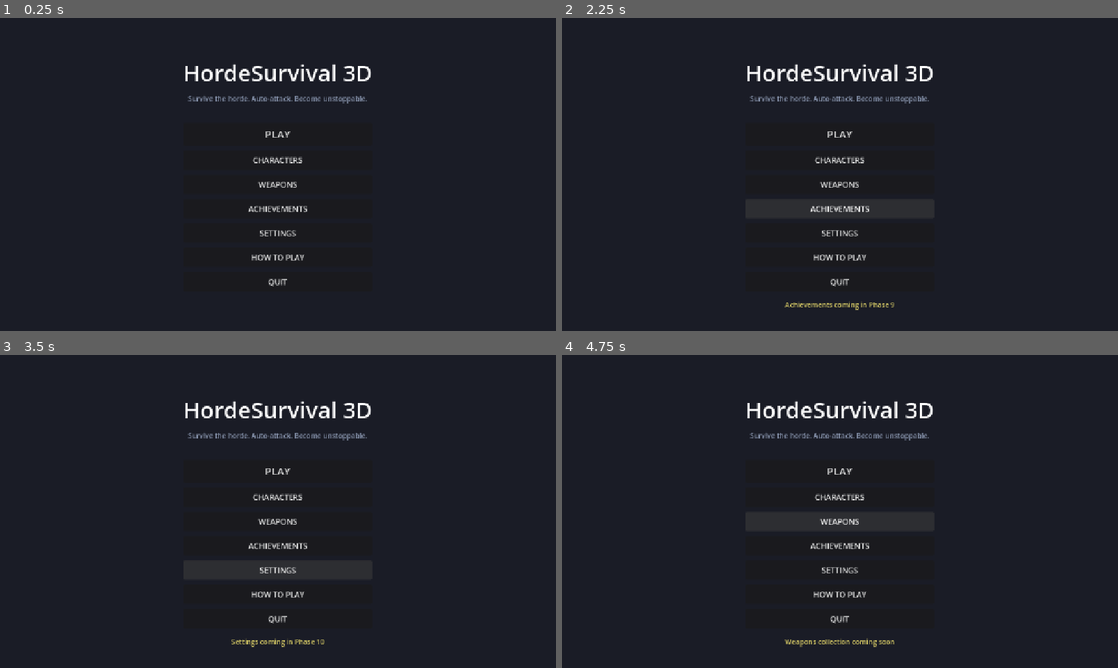
Above: before the commit, frames 1-4 (two rows, left to right).
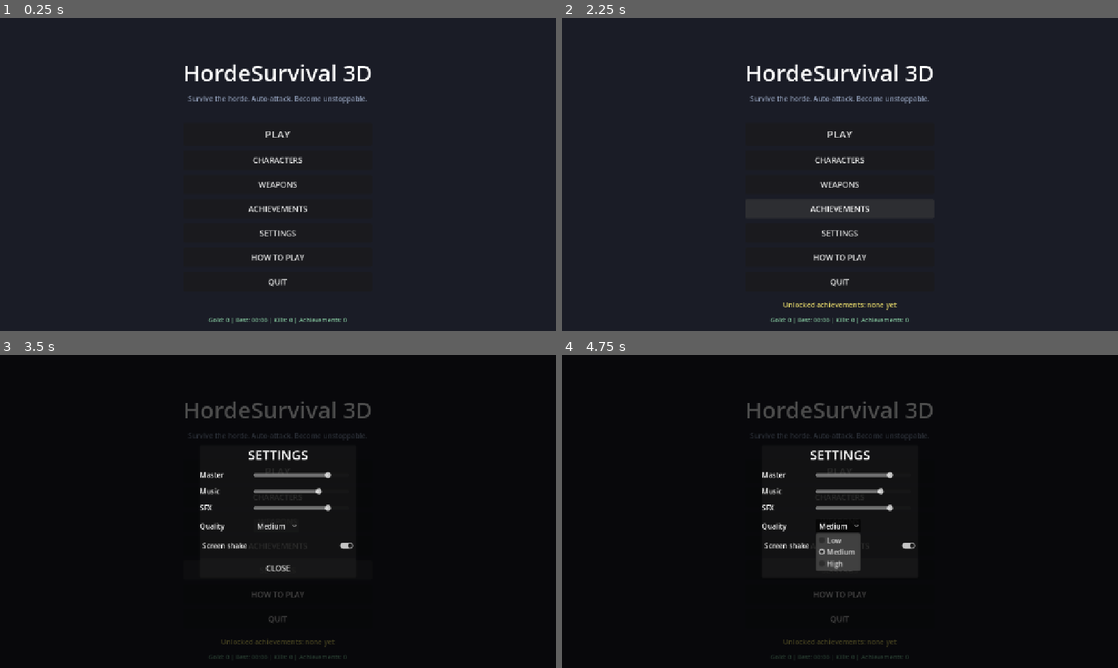
Above: after the commit, the same moments.

Repository: mohsen-niksirat/Horde_Survival_3D
Game: Godot game, scene res://scenes/bootstrap/Boot.tscn
The game is run twice, just before and just after one commit, with the same random seed, the same clock (stepped at 60 frames per second) and the same inputs.
Inputs (mouse positions are in pixels of both pictures, inside the frame that each line leads up to):
- Up to frame 1 (0.25 s): no input
- Up to frame 2 (2.25 s): click "CHARACTERS" at 0.5 s; click "WEAPONS" at 1.25 s; click "ACHIEVEMENTS" at 2 s
- Up to frame 3 (3.5 s): click "SETTINGS" at 2.75 s
- Up to frame 4 (4.75 s): click "HOW TO PLAY" at 3.5 s; click (840, 527) at 4.25 s, where only the run after the commit has a clickable "Medium"

The runs differ from the first frame. In frame 1, 0.2% of the frame differs, in the area x 37-63%, y 95-98%; in frame 2, 0.4%; in frame 3, 85%; in frame 4, 86%, in the area x 0-100%, y 0-100%.

Commit message:
Phase 10: polish — procedural SFX, screen feedback, settings, boot gate
- AudioManager: cached procedural tone synthesis (sine/square/saw/noise,
  envelope-shaped, zero audio assets = web-friendly) + named SFX presets
- SfxBinder: EventBus signals -> throttled SFX (50ms min between hits,
  reference-game sound-spam lesson)
- ScreenFeedback overlay: low-HP pulsing vignette (<30%), level-up flash,
  boss warning flash
- Enemy death shrink tween; boot scene Click-to-Play gate on web
  (user gesture = audio unlock ready for GitHub Pages)
- SettingsMenu: master/music/sfx sliders + quality dropdown + shake
  toggle, persisted via SaveManager; main menu shows meta stats
- Fixed: empty SFX pool access; main menu stats bar
- tests/test_phase10.gd PASS (tone gen/cache, presets, volume persist,
  quality caps, vignette, settings UI); all suites green

Diff:
--- a/scenes/bootstrap/Boot.tscn
+++ b/scenes/bootstrap/Boot.tscn
@@ -37,3 +37,23 @@
 text="HordeSurvival 3D"
 horizontal_alignment=1
 vertical_alignment=1
+
+[node name="ClickLabel" type="Label" parent="."]
+visible=false
+layout_mode=1
+anchors_preset=8
+anchor_left=0.5
+anchor_top=0.5
+anchor_right=0.5
+anchor_bottom=0.5
+offset_left=-250.0
+offset_top=40.0
+offset_right=250.0
+offset_bottom=90.0
+grow_horizontal=2
+grow_vertical=2
+theme_override_font_sizes/font_size=22
+theme_override_colors/font_color=Color(0.85, 0.85, 0.4, 1)
+text="Click to Play"
+horizontal_alignment=1
+vertical_alignment=1
--- a/scenes/bootstrap/boot.gd
+++ b/scenes/bootstrap/boot.gd
@@ -1,7 +1,28 @@
 extends Control
-## Boot scene: minimal loading, then straight to the main menu.
+## Boot scene: loading text, then straight to the main menu.
+## Web builds get a "Click to Play" gate (user gesture unlocks audio +
+## enables fullscreen-friendly input) — desktop skips it.
+
+@onready var click_label: Label = $ClickLabel
+
+var _waiting_for_click: bool = false
 
 func _ready() -> void:
-	# Give autoloads one frame to initialize fully.
 	await get_tree().process_frame
+	AudioManager.apply_saved_volumes()
+	if OS.get_name() == "Web":
+		click_label.visible = true
+		_waiting_for_click = true
+	else:
+		_go_menu()
+
+func _input(event: InputEvent) -> void:
+	if not _waiting_for_click:
+		return
+	if (event is InputEventMouseButton and event.pressed) or (event is InputEventKey and event.pressed):
+		_waiting_for_click = false
+		click_label.visible = false
+		_go_menu()
+
+func _go_menu() -> void:
 	GameManager.goto_menu()
--- a/scenes/enemies/enemy.gd
+++ b/scenes/enemies/enemy.gd
@@ -145,6 +145,11 @@
 		elite.on_death()
 	EventBus.enemy_died.emit(self, global_position)
 	died.emit(self)
+	# Death shrink effect happens while the pooled node leaves the tree
+	if _mesh != null:
+		var tween := create_tween()
+		tween.tween_property(_mesh, "scale", Vector3(0.01, 0.01, 0.01), 0.18)
+		tween.tween_callback(func(): _mesh.scale = Vector3.ONE)
 
 ## Called by the pool manager flow (or spawner) when recycled.
 func despawn() -> void:
--- a/scenes/main/Main.tscn
+++ b/scenes/main/Main.tscn
@@ -8,6 +8,7 @@
 [ext_resource type="PackedScene" path="res://scenes/ui/LevelUpOverlay.tscn" id="6"]
 [ext_resource type="PackedScene" path="res://scenes/ui/HUD.tscn" id="7"]
 [ext_resource type="PackedScene" path="res://scenes/ui/GameOverOverlay.tscn" id="8"]
+[ext_resource type="PackedScene" path="res://scenes/ui/ScreenFeedback.tscn" id="9"]
 
 [node name="Main" type="Node3D"]
 script=ExtResource("1")
@@ -28,6 +29,8 @@
 
 [node name="Hud" parent="HUD" instance=ExtResource("7")]
 
+[node name="ScreenFeedback" parent="HUD" instance=ExtResource("9")]
+
 [node name="DebugLabel" type="Label" parent="HUD"]
 anchors_preset=1
 anchor_left=1.0
--- a/scenes/main/main.gd
+++ b/scenes/main/main.gd
@@ -91,6 +91,14 @@
 	# UI bindings
 	$HUD/Hud.bind_player(player)
 	$HUD/Hud.bind_abilities(ability_controller)
+	$HUD/ScreenFeedback.bind_player(player)
+
+	# SFX event binding (autoload-style per-run listener)
+	var sfx_binder := Node.new()
+	sfx_binder.set_script(preload("res://scripts/audio/sfx_binder.gd"))
+	sfx_binder.name = "SfxBinder"
+	add_child(sfx_binder)
+	AudioManager.apply_saved_volumes()
 
 	# Boss death → back to PLAYING state
 	EventBus.boss_died.connect(_on_boss_died)
--- a/scenes/menu/MainMenu.tscn
+++ b/scenes/menu/MainMenu.tscn
@@ -1,6 +1,7 @@
-[gd_scene load_steps=2 format=3 uid="uid://menu0000000001"]
+[gd_scene load_steps=3 format=3 uid="uid://menu0000000001"]
 
 [ext_resource type="Script" path="res://scenes/menu/main_menu.gd" id="1"]
+[ext_resource type="PackedScene" path="res://scenes/menu/SettingsMenu.tscn" id="2"]
 
 [node name="MainMenu" type="Control"]
 layout_mode=3
@@ -105,3 +106,20 @@
 theme_override_colors/font_color=Color(0.85, 0.8, 0.4, 1)
 horizontal_alignment=1
 vertical_alignment=1
+
+[node name="Stats" type="Label" parent="."]
+layout_mode=1
+anchors_preset=12
+anchor_top=1.0
+anchor_right=1.0
+anchor_bottom=1.0
+offset_top=-40.0
+offset_bottom=-10.0
+grow_horizontal=2
+grow_vertical=0
+theme_override_font_sizes/font_size=14
+theme_override_colors/font_color=Color(0.5, 0.75, 0.6, 1)
+horizontal_alignment=1
+vertical_alignment=1
+
+[node name="SettingsMenu" parent="." instance=ExtResource("2")]
--- /dev/null
+++ b/scenes/menu/SettingsMenu.tscn
@@ -0,0 +1,109 @@
+[gd_scene load_steps=2 format=3 uid="uid://settings000001"]
+
+[ext_resource type="Script" path="res://scenes/menu/settings_menu.gd" id="1"]
+
+[node name="SettingsMenu" type="Control"]
+process_mode=3
+layout_mode=3
+anchors_preset=15
+anchor_right=1.0
+anchor_bottom=1.0
+grow_horizontal=2
+grow_vertical=2
+script=ExtResource("1")
+
+[node name="Dim" type="ColorRect" parent="."]
+layout_mode=1
+anchors_preset=15
+anchor_right=1.0
+anchor_bottom=1.0
+grow_horizontal=2
+grow_vertical=2
+color=Color(0, 0, 0, 0.7)
+
+[node name="Center" type="CenterContainer" parent="."]
+layout_mode=1
+anchors_preset=15
+anchor_right=1.0
+anchor_bottom=1.0
+grow_horizontal=2
+grow_vertical=2
+
+[node name="Panel" type="PanelContainer" parent="Center"]
+layout_mode=2
+
+[node name="Layout" type="VBoxContainer" parent="Center/Panel"]
+layout_mode=2
+theme_override_constants/separation=14
+
+[node name="Title" type="Label" parent="Center/Panel/Layout"]
+layout_mode=2
+theme_override_font_sizes/font_size=30
+text="SETTINGS"
+horizontal_alignment=1
+
+[node name="MasterRow" type="HBoxContainer" parent="Center/Panel/Layout"]
+layout_mode=2
+
+[node name="Label" type="Label" parent="Center/Panel/Layout/MasterRow"]
+custom_minimum_size=Vector2(120, 0)
+layout_mode=2
+text="Master"
+
+[node name="MasterSlider" type="HSlider" parent="Center/Panel/Layout/MasterRow"]
+custom_minimum_size=Vector2(220, 24)
+layout_mode=2
+max_value=1.0
+step=0.05
+value=0.8
+
+[node name="MusicRow" type="HBoxContainer" parent="Center/Panel/Layout"]
+layout_mode=2
+
+[node name="Label" type="Label" parent="Center/Panel/Layout/MusicRow"]
+custom_minimum_size=Vector2(120, 0)
+layout_mode=2
+text="Music"
+
+[node name="MusicSlider" type="HSlider" parent="Center/Panel/Layout/MusicRow"]
+custom_minimum_size=Vector2(220, 24)
+layout_mode=2
+max_value=1.0
+step=0.05
+value=0.7
+
+[node name="SfxRow" type="HBoxContainer" parent="Center/Panel/Layout"]
+layout_mode=2
+
+[node name="Label" type="Label" parent="Center/Panel/Layout/SfxRow"]
+custom_minimum_size=Vector2(120, 0)
+layout_mode=2
+text="SFX"
+
+[node name="SfxSlider" type="HSlider" parent="Center/Panel/Layout/SfxRow"]
+custom_minimum_size=Vector2(220, 24)
+layout_mode=2
+max_value=1.0
+step=0.05
+value=0.8
+
+[node name="QualityRow" type="HBoxContainer" parent="Center/Panel/Layout"]
+layout_mode=2
+
+[node name="Label" type="Label" parent="Center/Panel/Layout/QualityRow"]
+custom_minimum_size=Vector2(120, 0)
+layout_mode=2
+text="Quality"
+
+[node name="QualityOption" type="OptionButton" parent="Center/Panel/Layout/QualityRow"]
+layout_mode=2
+
+[node name="ShakeCheck" type="CheckButton" parent="Center/Panel/Layout"]
+layout_mode=2
+text="Screen shake"
+
+[node name="CloseButton" type="Button" parent="Center/Panel/Layout"]
+custom_minimum_size=Vector2(360, 44)
+layout_mode=2
+theme_override_font_sizes/font_size=18
+text="CLOSE"
--- a/scenes/menu/main_menu.gd
+++ b/scenes/menu/main_menu.gd
@@ -10,22 +10,45 @@
 @onready var how_to_play_button: Button = $Center/Layout/HowToPlayButton
 @onready var quit_button: Button = $Center/Layout/QuitButton
 @onready var notice_label: Label = $Notice
+@onready var stats_label: Label = $Stats
 
 func _ready() -> void:
 	play_button.pressed.connect(_on_play_pressed)
-	characters_button.pressed.connect(_on_placeholder_pressed.bind("Characters coming in Phase 6+"))
+	characters_button.pressed.connect(_on_placeholder_pressed.bind("Characters coming post-MVP"))
 	weapons_button.pressed.connect(_on_placeholder_pressed.bind("Weapons collection coming soon"))
-	achievements_button.pressed.connect(_on_placeholder_pressed.bind("Achievements coming in Phase 9"))
-	settings_button.pressed.connect(_on_placeholder_pressed.bind("Settings coming in Phase 10"))
-	how_to_play_button.pressed.connect(_on_placeholder_pressed.bind("WASD to move - survive the horde - weapons fire automatically"))
+	achievements_button.pressed.connect(_on_achievements_pressed)
+	settings_button.pressed.connect(_on_settings_pressed)
+	how_to_play_button.pressed.connect(_on_placeholder_pressed.bind("WASD to move - survive the horde - weapons fire automatically - Q/E abilities"))
 	quit_button.pressed.connect(_on_quit_pressed)
 	notice_label.text = ""
+	_update_stats()
+
+func _update_stats() -> void:
+	var gold: int = SaveManager.get_meta_data("gold", 0)
+	var best_time: float = SaveManager.get_meta_data("best_time", 0.0)
+	var total_kills: int = SaveManager.get_meta_data("total_kills", 0)
+	var achievements: Dictionary = SaveManager.get_meta_data("achievements", {})
+	var minutes := int(best_time) / 60
+	var seconds := int(best_time) % 60
+	stats_label.text = "Gold: %d | Best: %02d:%02d | Kills: %d | Achievements: %d" % [
+		gold, minutes, seconds, total_kills, achievements.size()
+	]
 
 func _on_play_pressed() -> void:
+	AudioManager.play_game_sfx("ui_click")
 	play_button.disabled = true
 	GameManager.start_game()
 
+func _on_achievements_pressed() -> void:
+	var achievements: Dictionary = SaveManager.get_meta_data("achievements", {})
+	notice_label.text = "Unlocked achievements: %s" % (", ".join(achievements.keys()) if achievements.size() > 0 else "none yet")
+
+func _on_settings_pressed() -> void:
+	AudioManager.play_game_sfx("ui_click")
+	$SettingsMenu.open()
+
 func _on_placeholder_pressed(message: String) -> void:
+	AudioManager.play_game_sfx("ui_click")
 	notice_label.text = message
 
 func _on_quit_pressed() -> void:
--- /dev/null
+++ b/scenes/menu/settings_menu.gd
@@ -0,0 +1,50 @@
+extends Control
+## Settings: volume sliders + quality + shake toggle. Persisted via SaveManager.
+
+@onready var master_slider: HSlider = $Center/Panel/Layout/MasterRow/MasterSlider
+@onready var music_slider: HSlider = $Center/Panel/Layout/MusicRow/MusicSlider
+@onready var sfx_slider: HSlider = $Center/Panel/Layout/SfxRow/SfxSlider
+@onready var shake_check: CheckButton = $Center/Panel/Layout/ShakeCheck
+@onready var quality_option: OptionButton = $Center/Panel/Layout/QualityRow/QualityOption
+@onready var close_button: Button = $Center/Panel/Layout/CloseButton
+
+func _ready() -> void:
+	visible = false
+	process_mode = Node.PROCESS_MODE_ALWAYS
+	quality_option.clear()
+	quality_option.add_item("Low")
+	quality_option.add_item("Medium")
+	quality_option.add_item("High")
+
+	master_slider.value = SaveManager.get_setting("master_volume", 0.8)
+	music_slider.value = SaveManager.get_setting("music_volume", 0.7)
+	sfx_slider.value = SaveManager.get_setting("sfx_volume", 0.8)
+	shake_check.button_pressed = SaveManager.get_setting("screen_shake", true)
+	quality_option.selected = SaveManager.get_setting("quality", 1)
+
+	master_slider.value_changed.connect(_on_volume.bind("master_volume"))
+	music_slider.value_changed.connect(_on_volume.bind("music_volume"))
+	sfx_slider.value_changed.connect(_on_volume.bind("sfx_volume"))
+	shake_check.toggled.connect(_on_shake)
+	quality_option.item_selected.connect(_on_quality)
+	close_button.pressed.connect(_on_close)
+	EventBus.game_state_changed.connect(_on_state_changed)
+
+func _on_state_changed(_new_state: int, _old: int) -> void:
+	pass
+
+func open() -> void:
+	visible = true
+
+func _on_volume(value: float, key: String) -> void:
+	SaveManager.set_setting(key, value)
+	AudioManager.apply_saved_volumes()
+
+func _on_shake(pressed: bool) -> void:
+	SaveManager.set_setting("screen_shake", pressed)
+
+func _on_quality(index: int) -> void:
+	PerformanceManager.set_quality(index)
+
+func _on_close() -> void:
+	visible = false
--- /dev/null
+++ b/scenes/ui/ScreenFeedback.tscn
@@ -0,0 +1,33 @@
+[gd_scene load_steps=2 format=3 uid="uid://feedback000001"]
+
+[ext_resource type="Script" path="res://scenes/ui/screen_feedback.gd" id="1"]
+
+[node name="ScreenFeedback" type="Control"]
+layout_mode=3
+anchors_preset=15
+anchor_right=1.0
+anchor_bottom=1.0
+grow_horizontal=2
+grow_vertical=2
+mouse_filter=2
+script=ExtResource("1")
+
+[node name="Vignette" type="ColorRect" parent="."]
+layout_mode=1
+anchors_preset=15
+anchor_right=1.0
+anchor_bottom=1.0
+grow_horizontal=2
+grow_vertical=2
+mouse_filter=2
+color=Color(0.7, 0.05, 0.05, 1)
+
+[node name="Flash" type="ColorRect" parent="."]
+layout_mode=1
+anchors_preset=15
+anchor_right=1.0
+anchor_bottom=1.0
+grow_horizontal=2
+grow_vertical=2
+mouse_filter=2
+color=Color(1, 0.95, 0.7, 1)
--- /dev/null
+++ b/scenes/ui/screen_feedback.gd
@@ -0,0 +1,37 @@
+extends Control
+## ScreenFeedback: low-HP vignette pulse + level-up flash + boss warning.
+## Pure visuals, driven by EventBus; respects the screen_shake-quality-style
+## settings (tied to show_particles-style toggles later).
+
+@onready var vignette: ColorRect = $Vignette
+@onready var flash: ColorRect = $Flash
+
+var _player: Node
+
+func bind_player(player: Node) -> void:
+	_player = player
+	EventBus.player_leveled_up.connect(_on_level_up)
+	EventBus.boss_spawned.connect(_on_boss_spawned)
+	vignette.modulate.a = 0.0
+	flash.modulate.a = 0.0
+
+func _process(delta: float) -> void:
+	# Low-HP pulsing vignette (<30%)
+	if _player != null and is_instance_valid(_player) and _player.health.is_alive():
+		var ratio: float = _player.health.get_ratio()
+		if ratio < 0.3:
+			var intensity: float = (0.3 - ratio) / 0.3
+			vignette.modulate.a = 0.25 + intensity * 0.3 + sin(Time.get_ticks_msec() / 1000.0 * 6.0) * 0.1
+		else:
+			vignette.modulate.a = maxf(vignette.modulate.a - delta * 2.0, 0.0)
+	else:
+		vignette.modulate.a = maxf(vignette.modulate.a - delta * 2.0, 0.0)
+	flash.modulate.a = maxf(flash.modulate.a - delta * 2.5, 0.0)
+
+func _on_level_up(_level: int) -> void:
+	flash.color = Color(1, 0.95, 0.7)
+	flash.modulate.a = 0.45
+
+func _on_boss_spawned(_boss: Node) -> void:
+	flash.color = Color(1, 0.45, 0.2)
+	flash.modulate.a = 0.5
--- a/scripts/audio/audio_manager.gd
+++ b/scripts/audio/audio_manager.gd
@@ -10,6 +10,9 @@
 var _sfx_players: Array[AudioStreamPlayer] = []
 const SFX_POOL_SIZE := 12
 
+## Procedural tone cache (web-friendly, zero assets): id -> AudioStreamWAV
+var _tone_cache: Dictionary = {}
+
 func _ready() -> void:
 	process_mode = Node.PROCESS_MODE_ALWAYS
 	_music_player = AudioStreamPlayer.new()
@@ -20,6 +23,43 @@
 		add_child(p)
 		_sfx_players.append(p)
 	_apply_volumes()
+
+## Simple procedural SFX: short synthesized tone, cached per sound id.
+## No external audio assets needed for the MVP pass.
+func play_tone(id: String, freq: float, duration: float, kind: String = "sine", volume_db_offset: float = 0.0) -> void:
+	var stream: AudioStreamWAV = _get_tone(id, freq, duration, kind)
+	play_sfx(stream, volume_db_offset, 1.0)
+
+func _get_tone(id: String, freq: float, duration: float, kind: String) -> AudioStreamWAV:
+	if _tone_cache.has(id):
+		return _tone_cache[id]
+	var sample_rate := 22050
+	var count := int(duration * sample_rate)
+	var data := PackedByteArray()
+	data.resize(count * 2)
+	for i in range(count):
+		var t := float(i) / sample_rate
+		var progress := float(i) / count
+		# Envelope: fast attack, exponential decay
+		var envelope := minf(progress * 30.0, 1.0) * exp(-3.0 * progress)
+		var sample := 0.0
+		match kind:
+			"sine":
+				sample = sin(TAU * freq * t)
+			"square":
+				sample = 1.0 if fmod(t * freq, 1.0) < 0.5 else -1.0
+			"saw":
+				sample = 2.0 * fmod(t * freq, 1.0) - 1.0
+			"noise":
+				sample = randf_range(-1.0, 1.0)
+		var value := int(clampf(sample * envelope, -1.0, 1.0) * 32000.0)
+		data.encode_s16(i * 2, value)
+	var stream := AudioStreamWAV.new()
+	stream.format = AudioStreamWAV.FORMAT_16_BITS
+	stream.mix_rate = sample_rate
+	stream.data = data
+	_tone_cache[id] = stream
+	return stream
 
 func play_music(stream: AudioStream, loop: bool = true) -> void:
 	if _music_player.stream == stream and _music_player.playing:
@@ -42,10 +82,47 @@
 	player.play()
 
 func _free_sfx_player() -> AudioStreamPlayer:
+	if _sfx_players.is_empty():
+		return null
 	for p in _sfx_players:
 		if not p.playing:
 			return p
 	return _sfx_players[0]
+
+## Named SFX presets used across the game.
+func play_game_sfx(id: String) -> void:
+	match id:
+		"weapon_fire":
+			play_tone("shoot_fb", 220.0, 0.08, "saw", -6.0)
+		"enemy_hit":
+			play_tone("hit", 300.0, 0.05, "square", -10.0)
+		"enemy_death":
+			play_tone("death", 150.0, 0.12, "noise", -8.0)
+		"xp_pickup":
+			play_tone("xp", 1046.0, 0.06, "sine", -12.0)
+		"level_up":
+			play_tone("lvlup_a", 660.0, 0.15, "sine", -4.0)
+			play_tone("lvlup_b", 880.0, 0.2, "sine", -4.0)
+		"boss_warn":
+			play_tone("boss_w", 110.0, 0.4, "square", -2.0)
+		"boss_die":
+			play_tone("boss_d", 90.0, 0.6, "saw", -2.0)
+		"ui_click":
+			play_tone("ui", 800.0, 0.04, "sine", -10.0)
+		"player_hurt":
+			play_tone("hurt", 180.0, 0.1, "square", -6.0)
+		"ability":
+			play_tone("abil", 440.0, 0.3, "saw", -4.0)
+		"relic_pickup":
+			play_tone("relic", 1320.0, 0.2, "sine", -8.0)
+
+## Volume loading from save on demand.
+func apply_saved_volumes() -> void:
+	set_volumes(
+		SaveManager.get_setting("master_volume", 0.8),
+		SaveManager.get_setting("music_volume", 0.7),
+		SaveManager.get_setting("sfx_volume", 0.8)
+	)
 
 func set_volumes(master: float, music: float, sfx: float) -> void:
 	master_volume = master
--- /dev/null
+++ b/scripts/audio/sfx_binder.gd
@@ -0,0 +1,47 @@
+extends Node
+## SfxBinder: translates EventBus signals into procedural SFX calls.
+## Keeps gameplay code free of audio calls.
+
+func _ready() -> void:
+	process_mode = Node.PROCESS_MODE_ALWAYS
+	EventBus.enemy_damaged.connect(_on_enemy_damaged)
+	EventBus.enemy_died.connect(_on_enemy_died)
+	EventBus.player_damaged.connect(_on_player_damaged)
+	EventBus.player_leveled_up.connect(_on_level_up)
+	EventBus.xp_collected.connect(_on_xp)
+	EventBus.boss_spawned.connect(_on_boss_spawned)
+	EventBus.boss_died.connect(_on_boss_died)
+
+var _last_hit_ms: int = 0
+
+func _on_enemy_damaged(_enemy: Node, _amount: float, _crit: bool) -> void:
+	# Throttle identical hit sounds (reference-game lesson: 15 sounds/sec max)
+	var now := Time.get_ticks_msec()
+	if now - _last_hit_ms < 50:
+		return
+	_last_hit_ms = now
+	AudioManager.play_game_sfx("enemy_hit")
+
+func _on_enemy_died(_enemy: Node, _pos: Vector3) -> void:
+	var now := Time.get_ticks_msec()
+	if now - _last_hit_ms < 50:
+		return
+	AudioManager.play_game_sfx("enemy_death")
+
+func _on_player_damaged(_amount: float) -> void:
+	AudioManager.play_game_sfx("player_hurt")
+
+func _on_level_up(_level: int) -> void:
+	AudioManager.play_game_sfx("level_up")
+
+func _on_xp(_amount: float) -> void:
+	var now := Time.get_ticks_msec()
+	if now - _last_hit_ms < 60:
+		return
+	AudioManager.play_game_sfx("xp_pickup")
+
+func _on_boss_spawned(_boss: Node) -> void:
+	AudioManager.play_game_sfx("boss_warn")
+
+func _on_boss_died() -> void:
+	AudioManager.play_game_sfx("boss_die")
--- /dev/null
+++ b/tests/test_phase10.gd
@@ -0,0 +1,84 @@
+extends SceneTree
+## Phase 10 test: procedural SFX generation, settings persistence,
+## volume application, screen feedback bind, boot click gate (desktop skips).
+
+var failures := 0
+
+func _initialize() -> void:
+	var audio := root.get_node("AudioManager")
+	var save := root.get_node("SaveManager")
+
+	# --- Procedural tones generate + cache ---
+	var stream1 = audio._get_tone("test_sine", 440.0, 0.1, "sine")
+	_check(stream1 != null, "tone generated")
+	var stream2 = audio._get_tone("test_sine", 440.0, 0.1, "sine")
+	_check(stream1 == stream2, "tone cached")
+	var stream3 = audio._get_tone("test_noise", 440.0, 0.1, "noise")
+	_check(stream3 != null and stream3 != stream1, "noise tone distinct")
+	_check(stream1.data.size() > 0, "tone has PCM data")
+
+	# --- Presets don't crash (headless audio = dummy driver, still safe) ---
+	audio.play_game_sfx("weapon_fire")
+	audio.play_game_sfx("level_up")
+	audio.play_game_sfx("boss_die")
+	_check(true, "presets execute without error")
+
+	# --- Settings persistence + apply ---
+	save.set_setting("master_volume", 0.5)
+	save.set_setting("music_volume", 0.4)
+	save.set_setting("sfx_volume", 0.6)
+	audio.apply_saved_volumes()
+	_check(absf(audio.master_volume - 0.5) < 0.01, "master volume loaded (got %.2f)" % audio.master_volume)
+	_check(absf(audio.music_volume - 0.4) < 0.01, "music volume loaded")
+	_check(absf(audio.sfx_volume - 0.6) < 0.01, "sfx volume loaded")
+
+	# --- Quality tiers ---
+	var perf := root.get_node("PerformanceManager")
+	perf.set_quality(0, false)
+	_check(perf.enemy_cap() == 100, "LOW quality cap 100")
+	perf.set_quality(2, false)
+	_check(perf.enemy_cap() == 240, "HIGH quality cap 240")
+	perf.set_quality(1, false)
+
+	# --- Main scene boot with all new UI pieces ---
+	var main_ps: PackedScene = load("res://scenes/main/Main.tscn")
+	var main = main_ps.instantiate()
+	root.add_child(main)
+	for i in range(4):
+		await process_frame
+		await physics_frame
+	_check(main.get_node_or_null("HUD/ScreenFeedback") != null, "ScreenFeedback exists")
+	var feedback: Node = main.get_node("HUD/ScreenFeedback")
+	_check(feedback.get_node_or_null("Vignette") != null, "vignette node exists")
+
+	# Simulate low HP -> vignette alpha rises on _process
+	var player: CharacterBody3D = main.get_node("World/Player")
+	player.health.take_damage(DamageEvent.new(player.health.max_hp * 0.8, "test"))
+	for i in range(3):
+		await process_frame
+	_check(feedback.get_node("Vignette").modulate.a > 0.1, "low-HP vignette visible (a=%.2f)" % feedback.get_node("Vignette").modulate.a)
+
+	# --- Menu scene loads with settings ---
+	var menu_ps: PackedScene = load("res://scenes/menu/MainMenu.tscn")
+	var menu = menu_ps.instantiate()
+	root.add_child(menu)
+	await process_frame
+	_check(menu.get_node_or_null("SettingsMenu") != null, "SettingsMenu embedded")
+	var settings: Node = menu.get_node("SettingsMenu")
+	settings.open()
+	_check(settings.visible, "settings opens")
+	settings._on_volume(0.9, "sfx_volume")
+	_check(absf(save.get_setting("sfx_volume", 0.0) - 0.9) < 0.01, "settings persist sfx volume")
+
+	if failures == 0:
+		print("PHASE10_TEST_PASS")
+	else:
+		print("PHASE10_TEST_FAIL failures=", failures)
+	quit(0 if failures == 0 else 1)
+
+func _check(cond: bool, label: String) -> void:
+	if cond:
+		print("OK: ", label)
+	else:
+		push_error("FAIL: " + label)
+		failures += 1
Not shown: 1 places in scenes/main/Main.tscn that only renumber resources
